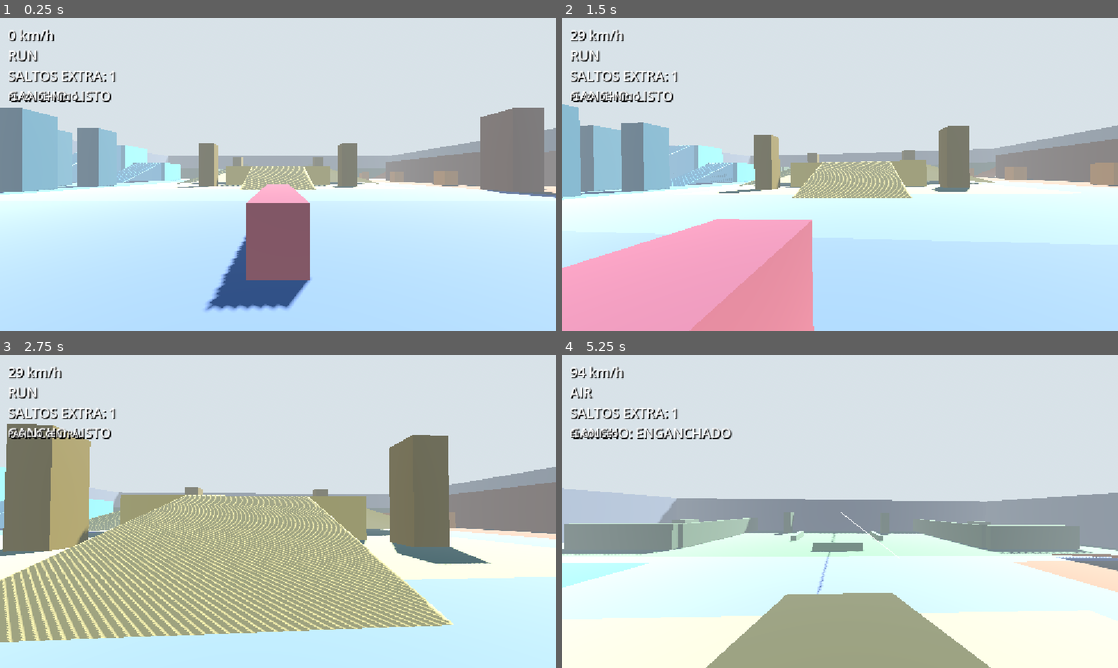
Above: before the commit, frames 1-4 (two rows, left to right).
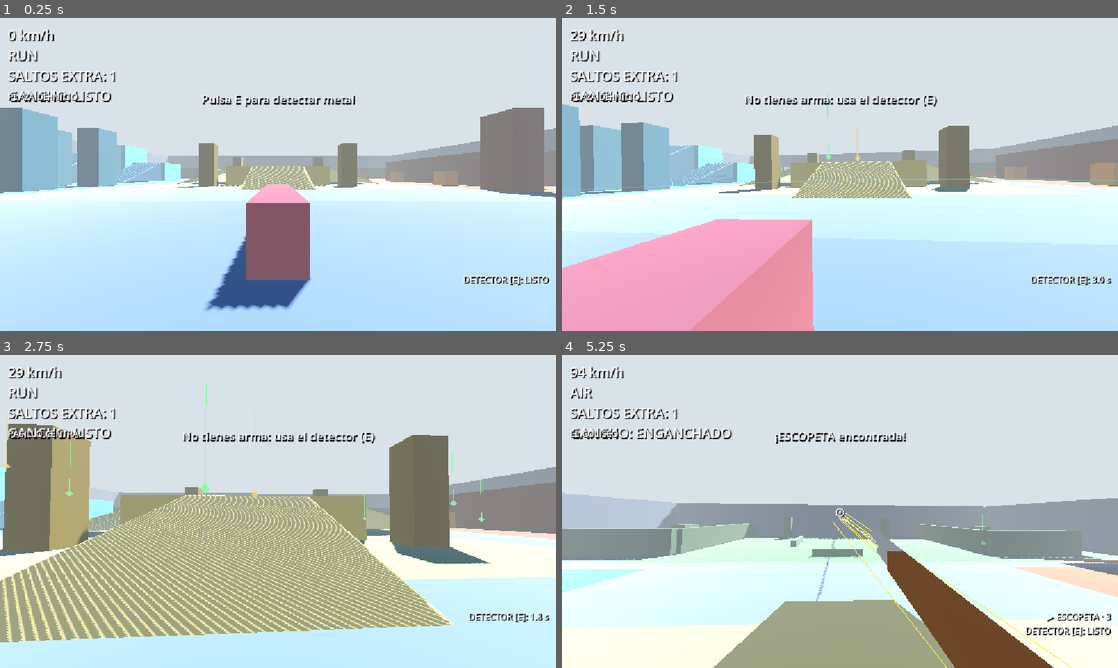
Above: after the commit, the same moments.

Repository: jado21/GameWIthGodot
Game: Godot game, scene res://test_arena.tscn
The game is run twice, just before and just after one commit, with the same random seed, the same clock (stepped at 60 frames per second) and the same inputs.
Inputs (mouse positions are in pixels of both pictures, inside the frame that each line leads up to):
- Up to frame 1 (0.25 s): no input
- Up to frame 2 (1.5 s): tap E (detector, bound only after the commit) at 0.5 s; move the mouse to (867, 174) at 0.52 s; hold E (detector, bound only after the commit) 0.53-1.28 s; hold W (move_forward) from 0.53 s (still down); click (867, 174) at 0.67 s; tap Space (jump) at 0.77 s; tap F (fire_key, bound only after the commit) at 0.8, 1.35 s; move the mouse to (812, 174) at 1.27 s; click (812, 174) at 1.42 s
- Up to frame 3 (2.75 s): keep holding W (move_forward); tap Space (jump) at 1.52 s; tap 1 (weapon_1, bound only after the commit) at 1.55 s; move the mouse to (289, 505) at 2.02 s; hold 1 (weapon_1, bound only after the commit) from 2.03 s (still down); click (289, 505) at 2.17 s; tap 2 (weapon_2, bound only after the commit) at 2.3 s
- Up to frame 4 (5.25 s): keep holding W (move_forward); move the mouse to (834, 517) at 2.77 s; release 1 (weapon_1, bound only after the commit) at 2.78 s; tap 2 (weapon_2, bound only after the commit) at 2.85 s; click (834, 517) at 2.92 s; tap Space (jump) at 3.02, 3.77, 4.52 s; tap 3 (weapon_3, bound only after the commit) at 3.05 s; move the mouse to (878, 514) at 3.52 s; hold 3 (weapon_3, bound only after the commit) 3.53-4.28 s; click (878, 514) at 3.67 s; tap E (detector, bound only after the commit) at 3.8 s; move the mouse to (795, 508) at 4.27 s; tap Q (dash) at 4.35 s; click (795, 508) at 4.42 s; tap F (fire_key, bound only after the commit) at 4.55 s; move the mouse to (845, 511) at 5.02 s; hold R (hook) from 5.03 s (still down); click (845, 511) at 5.17 s

The runs differ from the first frame. In frame 1, 0.7% of the frame differs, in the area x 36-99%, y 24-86%; in frame 2, 1.2%; in frame 3, 1.1%; in frame 4, 14%, in the area x 0-100%, y 24-100%.

Commit message:
Se agrego armas

Diff:
--- a/player.tscn
+++ b/player.tscn
@@ -1,6 +1,7 @@
-[gd_scene load_steps=4 format=3]
+[gd_scene load_steps=5 format=3]
 
 [ext_resource type="Script" path="res://scripts/player.gd" id="1"]
+[ext_resource type="Script" path="res://scripts/weapon_system.gd" id="2"]
 
 [sub_resource type="CapsuleShape3D" id="CapsuleShape3D_player"]
 radius = 0.4
@@ -47,3 +48,61 @@
 theme_override_constants/shadow_offset_y = 2
 theme_override_font_sizes/font_size = 18
 text = "PLAZA DE INICIO"
+
+[node name="Armas" type="Label" parent="HUD"]
+anchors_preset = 3
+anchor_left = 1.0
+anchor_top = 1.0
+anchor_right = 1.0
+anchor_bottom = 1.0
+offset_left = -280.0
+offset_top = -120.0
+offset_right = -16.0
+offset_bottom = -16.0
+grow_horizontal = 0
+grow_vertical = 0
+theme_override_colors/font_color = Color(1, 1, 1, 1)
+theme_override_colors/font_shadow_color = Color(0, 0, 0, 1)
+theme_override_constants/shadow_offset_x = 2
+theme_override_constants/shadow_offset_y = 2
+theme_override_font_sizes/font_size = 18
+horizontal_alignment = 2
+text = "DETECTOR [E]: LISTO"
+
+[node name="Mensaje" type="Label" parent="HUD"]
+anchors_preset = 10
+anchor_right = 1.0
+offset_top = 150.0
+offset_bottom = 190.0
+grow_horizontal = 2
+theme_override_colors/font_color = Color(1, 1, 1, 1)
+theme_override_colors/font_shadow_color = Color(0, 0, 0, 1)
+theme_override_constants/shadow_offset_x = 2
+theme_override_constants/shadow_offset_y = 3
+theme_override_font_sizes/font_size = 24
+horizontal_alignment = 1
+text = "Pulsa E para detectar metal"
+
+[node name="Mira" type="Label" parent="HUD"]
+anchors_preset = 8
+anchor_left = 0.5
+anchor_top = 0.5
+anchor_right = 0.5
+anchor_bottom = 0.5
+offset_left = -12.0
+offset_top = -18.0
+offset_right = 12.0
+offset_bottom = 18.0
+grow_horizontal = 2
+grow_vertical = 2
+theme_override_colors/font_color = Color(1, 1, 1, 1)
+theme_override_colors/font_shadow_color = Color(0, 0, 0, 1)
+theme_override_constants/shadow_offset_x = 1
+theme_override_constants/shadow_offset_y = 1
+theme_override_font_sizes/font_size = 28
+text = "⊙"
+horizontal_alignment = 1
+visible = false
+
+[node name="WeaponSystem" type="Node" parent="."]
+script = ExtResource("2")
--- /dev/null
+++ b/scripts/weapon_system.gd
@@ -0,0 +1,379 @@
+extends Node
+## Detector, objetos ocultos, inventario y disparo sin lógica de monstruo ni sonido.
+
+const DATA = preload("res://scripts/weapons_data.gd")
+
+@onready var player: CharacterBody3D = get_parent()
+@onready var camera: Camera3D = $"../Camera3D"
+@onready var weapon_label: Label = $"../HUD/Armas"
+@onready var message_label: Label = $"../HUD/Mensaje"
+@onready var crosshair: Label = $"../HUD/Mira"
+
+var items: Array[Dictionary] = []
+var owned := {"pistol": false, "shotgun": false, "rifle": false}
+var ammo := {"pistol": 0, "shotgun": 0, "rifle": 0}
+var equipped := ""
+var detector_cd := 0.0
+var pulse_radius := -1.0
+var pulse_id := 0
+var fire_cd := 0.0
+var firing := false
+var recoil := 0.0
+var applied_recoil := 0.0
+var message_time := 0.0
+var hit_time := 0.0
+var flash_time := 0.0
+var ring_mesh: ImmediateMesh
+var ring: MeshInstance3D
+var weapon_view: Node3D
+var weapon_models := {}
+var muzzle_flash: MeshInstance3D
+var flash_light: OmniLight3D
+var tracers: Array[Dictionary] = []
+
+func _ready() -> void:
+	process_priority = 10
+	_configure_input_map()
+	_create_detector_ring()
+	_create_weapon_view()
+	_say("Pulsa E para detectar metal", 5.0)
+	call_deferred("_spawn_items_from_markers")
+
+func _unhandled_input(event: InputEvent) -> void:
+	if event.is_action_pressed("detector"):
+		_start_pulse()
+	if event.is_action_pressed("fire_key"):
+		firing = true
+		_fire()
+	if event.is_action_released("fire_key"):
+		firing = false
+	if event is InputEventMouseButton and event.button_index == MOUSE_BUTTON_LEFT:
+		firing = event.pressed
+		if event.pressed:
+			_fire()
+	if event.is_action_pressed("weapon_1"):
+		_select_weapon("pistol")
+	if event.is_action_pressed("weapon_2"):
+		_select_weapon("shotgun")
+	if event.is_action_pressed("weapon_3"):
+		_select_weapon("rifle")
+
+func _process(delta: float) -> void:
+	detector_cd = maxf(detector_cd - delta, 0.0)
+	fire_cd = maxf(fire_cd - delta, 0.0)
+	message_time = maxf(message_time - delta, 0.0)
+	hit_time = maxf(hit_time - delta, 0.0)
+	flash_time = maxf(flash_time - delta, 0.0)
+	if firing and not equipped.is_empty() and DATA.WEAPONS[equipped]["auto"]:
+		_fire()
+	_update_pulse(delta)
+	_update_items(delta)
+	_try_pickup()
+	_update_recoil(delta)
+	_update_weapon_view()
+	_update_tracers(delta)
+	_update_hud()
+
+func _spawn_items_from_markers() -> void:
+	for node in get_tree().get_nodes_in_group("spawns"):
+		if not node is Marker3D:
+			continue
+		var marker: Marker3D = node
+		var marker_name := marker.name.to_lower()
+		if marker_name.begins_with("pistola"):
+			_add_item("pistol", marker.global_position)
+		elif marker_name.begins_with("escopeta"):
+			_add_item("shotgun", marker.global_position)
+		elif marker_name.begins_with("rifle"):
+			_add_item("rifle", marker.global_position)
+		elif marker_name.begins_with("municion"):
+			_add_item("ammo", marker.global_position)
+
+func _add_item(kind: String, position: Vector3) -> void:
+	var visual := Node3D.new()
+	visual.name = "Objeto_%s" % kind
+	visual.top_level = true
+	visual.global_position = position
+	var color := Color("66ff88") if kind == "ammo" else Color("ffd24a")
+	var material := _overlay_material(color)
+	var octa := MeshInstance3D.new()
+	octa.mesh = _octahedron_mesh(0.5)
+	octa.material_override = material
+	visual.add_child(octa)
+	var beam := MeshInstance3D.new()
+	var beam_mesh := CylinderMesh.new()
+	beam_mesh.top_radius = 0.04
+	beam_mesh.bottom_radius = 0.04
+	beam_mesh.height = 9.0
+	beam.mesh = beam_mesh
+	beam.position.y = 4.5
+	beam.material_override = material
+	visual.add_child(beam)
+	visual.visible = false
+	add_child(visual)
+	items.append({"kind": kind, "node": visual, "material": material, "reveal": 0.0, "last_pulse": -1})
+
+func _start_pulse() -> void:
+	if detector_cd > 0.0 or pulse_radius >= 0.0:
+		return
+	detector_cd = DATA.DET["cd"]
+	pulse_radius = 0.0
+	pulse_id += 1
+
+func _update_pulse(delta: float) -> void:
+	if pulse_radius < 0.0:
+		ring.visible = false
+		return
+	pulse_radius += DATA.DET["speed"] * delta
+	ring.global_position = player.global_position + Vector3.UP * 0.04
+	_draw_ring(pulse_radius, 0.9 * maxf(0.0, 1.0 - pulse_radius / DATA.DET["range"]))
+	for item in items:
+		if item["last_pulse"] != pulse_id and player.global_position.distance_to(item["node"].global_position) <= pulse_radius:
+			item["reveal"] = DATA.DET["reveal"]
+			item["last_pulse"] = pulse_id
+	if pulse_radius > DATA.DET["range"]:
+		pulse_radius = -1.0
+		ring.visible = false
+
+func _update_items(delta: float) -> void:
+	var body_center := player.global_position + Vector3.UP
+	for item in items:
+		item["reveal"] = maxf(0.0, item["reveal"] - delta)
+		var visual: Node3D = item["node"]
+		visual.rotation.y += delta * 1.5
+		var distance := body_center.distance_to(visual.global_position)
+		var proximity: float = (1.0 - distance / DATA.DET["prox"]) * 0.9
+		var alpha := clampf(maxf(item["reveal"] / DATA.DET["reveal"], proximity), 0.0, 1.0)
+		visual.visible = alpha >= 0.02
+		var material: StandardMaterial3D = item["material"]
+		material.albedo_color.a = alpha
+
+func _try_pickup() -> void:
+	for index in range(items.size() - 1, -1, -1):
+		var item := items[index]
+		var item_position: Vector3 = item["node"].global_position
+		var horizontal := Vector2(item_position.x - player.global_position.x, item_position.z - player.global_position.z).length()
+		if horizontal >= DATA.DET["pick"] or absf(item_position.y - (player.global_position.y + 1.0)) >= 2.5:
+			continue
+		if item["kind"] == "ammo":
+			if not _has_weapon():
+				continue
+			for weapon_id in owned:
+				if owned[weapon_id]:
+					ammo[weapon_id] = mini(ammo[weapon_id] + DATA.WEAPONS[weapon_id]["box"], DATA.WEAPONS[weapon_id]["max"])
+			_say("¡Munición recogida!")
+		else:
+			var weapon_id: String = item["kind"]
+			owned[weapon_id] = true
+			ammo[weapon_id] = mini(ammo[weapon_id] + DATA.WEAPONS[weapon_id]["start"], DATA.WEAPONS[weapon_id]["max"])
+			equipped = weapon_id
+			_say("¡%s encontrada!" % DATA.WEAPONS[weapon_id]["name"])
+		item["node"].queue_free()
+		items.remove_at(index)
+
+func _select_weapon(weapon_id: String) -> void:
+	if owned[weapon_id]:
+		equipped = weapon_id
+
+func _fire() -> void:
+	if equipped.is_empty():
+		_say("No tienes arma: usa el detector (E)")
+		return
+	if fire_cd > 0.0:
+		return
+	if ammo[equipped] <= 0:
+		_say("Sin munición: busca cajas verdes con el detector (E)")
+		fire_cd = 0.4
+		return
+	var weapon: Dictionary = DATA.WEAPONS[equipped]
+	fire_cd = weapon["cd"]
+	ammo[equipped] -= 1
+	recoil = minf(0.25, recoil + weapon["kick"])
+	flash_time = 0.06
+	for pellet in range(int(weapon["pellets"])):
+		_shoot_ray(weapon["spread"], weapon["dmg"])
+
+func _shoot_ray(spread: float, damage: float) -> void:
+	var vertical_fov := deg_to_rad(camera.fov)
+	var maximum_deviation := (spread * 0.5) * (vertical_fov * 0.5)
+	var direction := (-camera.global_transform.basis.z + camera.global_transform.basis.x * tan(randf_range(-maximum_deviation, maximum_deviation)) + camera.global_transform.basis.y * tan(randf_range(-maximum_deviation, maximum_deviation))).normalized()
+	var origin := camera.global_position
+	var query := PhysicsRayQueryParameters3D.create(origin, origin + direction * 120.0, 0xffffffff, [player.get_rid()])
+	var hit: Dictionary = player.get_world_3d().direct_space_state.intersect_ray(query)
+	var end := origin + direction * 80.0
+	var hit_damageable := false
+	if not hit.is_empty():
+		end = hit["position"]
+		var target: Node = hit["collider"] as Node
+		if target != null and target.has_method("take_damage"):
+			target.call("take_damage", damage)
+			hit_damageable = true
+		elif target != null and target.is_in_group("monster") and target.has_method("take_damage"):
+			target.call("take_damage", damage)
+			hit_damageable = true
+		_spawn_impact(end, Color("c070ff") if hit_damageable else Color("ffee55"))
+	if hit_damageable:
+		hit_time = 0.09
+	_spawn_tracer(_hand_position(), end)
+
+func _spawn_tracer(start: Vector3, end: Vector3) -> void:
+	var mesh := ImmediateMesh.new()
+	mesh.surface_begin(Mesh.PRIMITIVE_LINES)
+	mesh.surface_add_vertex(start)
+	mesh.surface_add_vertex(end)
+	mesh.surface_end()
+	var line := MeshInstance3D.new()
+	line.top_level = true
+	line.mesh = mesh
+	line.material_override = _overlay_material(Color("ffee55"))
+	add_child(line)
+	tracers.append({"node": line, "life": 0.14})
+
+func _spawn_impact(position: Vector3, color: Color) -> void:
+	var spark := MeshInstance3D.new()
+	spark.top_level = true
+	spark.global_position = position
+	var mesh := SphereMesh.new()
+	mesh.radius = 0.08
+	mesh.height = 0.16
+	spark.mesh = mesh
+	spark.material_override = _overlay_material(color)
+	add_child(spark)
+	tracers.append({"node": spark, "life": 0.14})
+
+func _update_tracers(delta: float) -> void:
+	for index in range(tracers.size() - 1, -1, -1):
+		tracers[index]["life"] -= delta
+		if tracers[index]["life"] <= 0.0:
+			tracers[index]["node"].queue_free()
+			tracers.remove_at(index)
+
+func _update_recoil(delta: float) -> void:
+	# Se retira el desplazamiento visual anterior antes de aplicar el nuevo.
+	camera.rotation.x = clampf(camera.rotation.x - applied_recoil, -1.5, 1.5)
+	recoil = maxf(0.0, recoil - recoil * delta * 8.0 - delta * 0.02)
+	applied_recoil = recoil
+	camera.rotation.x = clampf(camera.rotation.x + applied_recoil, -1.5, 1.5)
+
+func _create_detector_ring() -> void:
+	ring_mesh = ImmediateMesh.new()
+	ring = MeshInstance3D.new()
+	ring.name = "PulsoDetector"
+	ring.mesh = ring_mesh
+	ring.top_level = true
+	ring.material_override = _overlay_material(Color("44ddff"))
+	ring.visible = false
+	add_child(ring)
+
+func _draw_ring(radius: float, alpha: float) -> void:
+	ring_mesh.clear_surfaces()
+	ring_mesh.surface_begin(Mesh.PRIMITIVE_LINES)
+	for index in range(48):
+		var a := TAU * float(index) / 48.0
+		var b := TAU * float(index + 1) / 48.0
+		ring_mesh.surface_add_vertex(Vector3(cos(a) * radius, 0.0, sin(a) * radius))
+		ring_mesh.surface_add_vertex(Vector3(cos(b) * radius, 0.0, sin(b) * radius))
+	ring_mesh.surface_end()
+	var material: StandardMaterial3D = ring.material_override as StandardMaterial3D
+	material.albedo_color.a = alpha
+	ring.visible = true
+
+func _create_weapon_view() -> void:
+	weapon_view = Node3D.new()
+	weapon_view.name = "ArmaPrimeraPersona"
+	weapon_view.position = Vector3(0.3, -0.28, -0.55)
+	camera.add_child(weapon_view)
+	weapon_models["pistol"] = _make_model([[[0.07, 0.10, 0.28], [0.0, 0.0, 0.0], "3a3f47"], [[0.06, 0.14, 0.08], [0.0, -0.10, 0.08], "2a2d33"], [[0.045, 0.045, 0.10], [0.0, 0.02, -0.17], "9aa3ad"]])
+	weapon_models["shotgun"] = _make_model([[[0.09, 0.10, 0.50], [0.0, 0.0, 0.05], "6b4526"], [[0.05, 0.05, 0.50], [0.0, 0.04, -0.35], "8a929c"], [[0.06, 0.06, 0.30], [0.0, -0.02, -0.28], "8a929c"]])
+	weapon_models["rifle"] = _make_model([[[0.08, 0.12, 0.60], [0.0, 0.0, 0.0], "2f4a36"], [[0.04, 0.04, 0.40], [0.0, 0.03, -0.45], "20242a"], [[0.06, 0.14, 0.10], [0.0, -0.12, 0.10], "20242a"]])
+	muzzle_flash = MeshInstance3D.new()
+	var flash_mesh := BoxMesh.new()
+	flash_mesh.size = Vector3(0.12, 0.12, 0.12)
+	muzzle_flash.mesh = flash_mesh
+	muzzle_flash.position = Vector3(0.0, 0.02, -0.62)
+	muzzle_flash.material_override = _overlay_material(Color("ffe066"))
+	weapon_view.add_child(muzzle_flash)
+	flash_light = OmniLight3D.new()
+	flash_light.light_color = Color("ffcc66")
+	flash_light.omni_range = 18.0
+	camera.add_child(flash_light)
+
+func _make_model(parts: Array) -> Node3D:
+	var model := Node3D.new()
+	for part in parts:
+		var mesh := BoxMesh.new()
+		mesh.size = Vector3(part[0][0], part[0][1], part[0][2])
+		var node := MeshInstance3D.new()
+		node.mesh = mesh
+		node.position = Vector3(part[1][0], part[1][1], part[1][2])
+		node.material_override = _overlay_material(Color(part[2]))
+		model.add_child(node)
+	weapon_view.add_child(model)
+	return model
+
+func _update_weapon_view() -> void:
+	var speed := Vector2(player.velocity.x, player.velocity.z).length()
+	var walking := player.is_on_floor() and not bool(player.get("sliding"))
+	var sway := sin(Time.get_ticks_msec() / 1000.0 * 8.0) * 0.012 * minf(speed / 10.0, 1.0) if walking else 0.0
+	weapon_view.visible = not equipped.is_empty()
+	weapon_view.position = Vector3(0.3 + sway, -0.28 + (-0.1 if bool(player.get("sliding")) else 0.0), -0.55 + recoil * 1.4)
+	weapon_view.rotation.x = recoil * 2.0
+	muzzle_flash.visible = flash_time > 0.0 and not equipped.is_empty()
+	flash_light.light_energy = 2.5 if flash_time > 0.0 else 0.0
+	for weapon_id in weapon_models:
+		weapon_models[weapon_id].visible = weapon_id == equipped
+
+func _update_hud() -> void:
+	var lines: Array[String] = []
+	for weapon_id in ["pistol", "shotgun", "rifle"]:
+		if owned[weapon_id]:
+			lines.append("%s%s · %d" % ["▶ " if weapon_id == equipped else "", DATA.WEAPONS[weapon_id]["name"], ammo[weapon_id]])
+	lines.append("DETECTOR [E]: %s" % ("LISTO" if detector_cd <= 0.0 else "%.1f s" % detector_cd))
+	weapon_label.text = "\n".join(lines)
+	message_label.modulate.a = minf(message_time, 1.0)
+	crosshair.visible = not equipped.is_empty()
+	crosshair.modulate = Color("ff3b3b") if hit_time > 0.0 else Color.WHITE
+
+func _say(text: String, duration := 2.2) -> void:
+	message_label.text = text
+	message_time = duration
+
+func _has_weapon() -> bool:
+	return owned["pistol"] or owned["shotgun"] or owned["rifle"]
+
+func _hand_position() -> Vector3:
+	return camera.global_position + camera.global_transform.basis.x * 0.28 - camera.global_transform.basis.y * 0.22 - camera.global_transform.basis.z * 0.6
+
+func _overlay_material(color: Color) -> StandardMaterial3D:
+	var material := StandardMaterial3D.new()
+	material.shading_mode = BaseMaterial3D.SHADING_MODE_UNSHADED
+	material.transparency = BaseMaterial3D.TRANSPARENCY_ALPHA
+	material.albedo_color = color
+	material.no_depth_test = true
+	material.render_priority = 127
+	return material
+
+func _octahedron_mesh(radius: float) -> ArrayMesh:
+	var vertices := PackedVector3Array([Vector3.UP * radius, Vector3.DOWN * radius, Vector3(radius, 0, 0), Vector3(0, 0, radius), Vector3(-radius, 0, 0), Vector3(0, 0, -radius)])
+	var arrays := []
+	arrays.resize(Mesh.ARRAY_MAX)
+	arrays[Mesh.ARRAY_VERTEX] = vertices
+	arrays[Mesh.ARRAY_INDEX] = PackedInt32Array([0, 2, 3, 0, 3, 4, 0, 4, 5, 0, 5, 2, 1, 3, 2, 1, 4, 3, 1, 5, 4, 1, 2, 5])
+	var mesh := ArrayMesh.new()
+	mesh.add_surface_from_arrays(Mesh.PRIMITIVE_TRIANGLES, arrays)
+	return mesh
+
+func _configure_input_map() -> void:
+	_add_key("detector", KEY_E)
+	_add_key("fire_key", KEY_F)
+	_add_key("weapon_1", KEY_1)
+	_add_key("weapon_2", KEY_2)
+	_add_key("weapon_3", KEY_3)
+
+func _add_key(action: StringName, keycode: Key) -> void:
+	if not InputMap.has_action(action):
+		InputMap.add_action(action)
+	var event := InputEventKey.new()
+	event.keycode = keycode
+	if not InputMap.action_has_event(action, event):
+		InputMap.action_add_event(action, event)
--- /dev/null
+++ b/scripts/weapons_data.gd
@@ -0,0 +1,11 @@
+class_name WeaponsData
+extends RefCounted
+## Datos ajustables de armas y detector de metal.
+
+const WEAPONS := {
+	"pistol": {"name": "PISTOLA", "cd": 0.28, "pellets": 1, "spread": 0.0, "auto": false, "kick": 0.02, "dmg": 14.0, "start": 14, "max": 45, "box": 8},
+	"shotgun": {"name": "ESCOPETA", "cd": 0.85, "pellets": 8, "spread": 0.12, "auto": false, "kick": 0.07, "dmg": 11.0, "start": 4, "max": 12, "box": 3},
+	"rifle": {"name": "RIFLE", "cd": 0.09, "pellets": 1, "spread": 0.012, "auto": true, "kick": 0.012, "dmg": 7.0, "start": 28, "max": 90, "box": 18},
+}
+
+const DET := {"speed": 45.0, "range": 70.0, "cd": 4.0, "reveal": 7.0, "prox": 9.0, "pick": 1.8}
Not shown, added: scripts/weapon_system.gd.uid
Not shown, added: scripts/weapons_data.gd.uid
